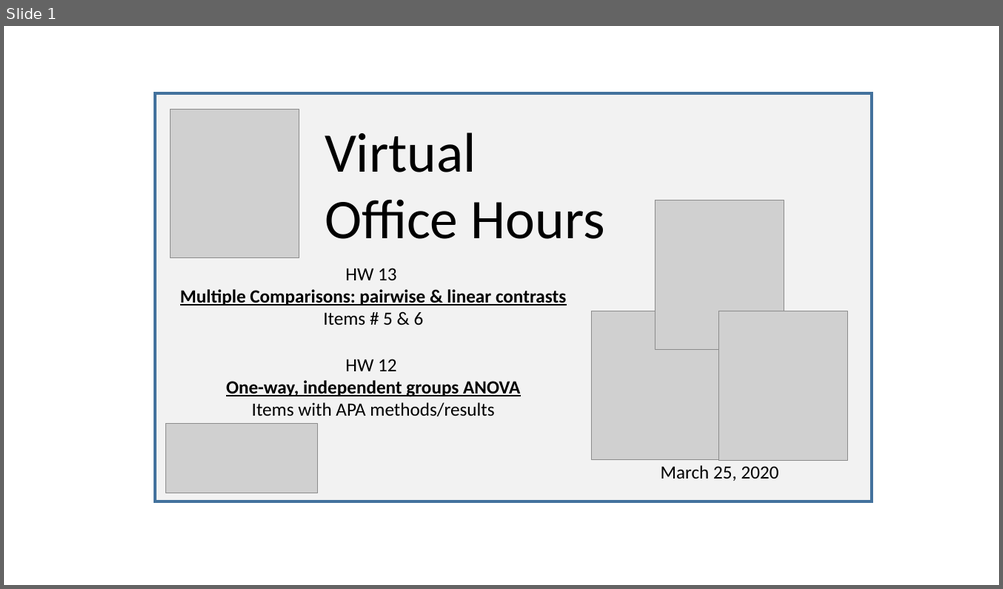
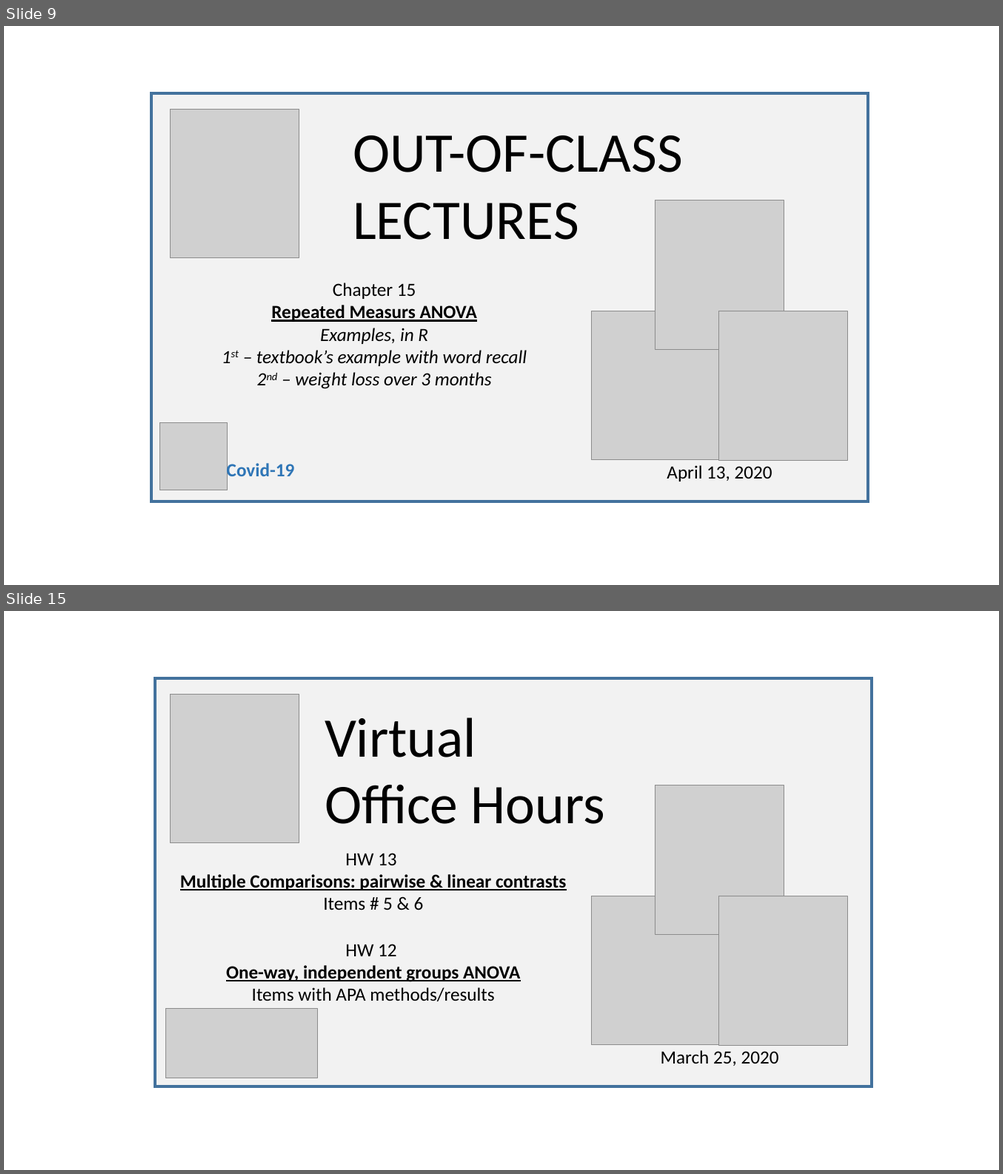
Before and after one commit to SarBearSchwartz/SarBearSchwartz.github.io, a slide deck: public/img/youtube_thumbnails/video_thumbnail_building.pptx. Shown one above the other, each under a label of ours: slide 1 before the commit, slides 9 and 15 after it; the slides between them are not shown. The pictures are 1003x589 and 1003x1174 pixels, drawn with LibreOffice and Linux fonts; fonts in the diff are those of the drawing; grey boxes stand for pictures. Boxes give left, top, right and bottom in pixels: in the first picture for what was removed or moved away, otherwise in the second. Text is boxed around its words. In the diff, an @@ line names an element or a change of style, - is before the commit and + after.

```diff
--- a/public/img/youtube_thumbnails/video_thumbnail_building.pptx
+++ b/public/img/youtube_thumbnails/video_thumbnail_building.pptx
@@ slide 9 added at [4, 26, 999, 585], background #FFFFFF @@
@@ rectangle added at [152, 93, 868, 502], fill #F2F2F2, outline #43739E 3 pt @@
@@ picture added at [170, 110, 299, 259] @@
@@ text added at [353, 136, 683, 240], 54 pt, text #000000 @@
+OUT-OF-CLASS LECTURES
@@ picture added at [655, 201, 785, 350] @@
@@ text added at [256, 283, 526, 389], 18 pt, text #000000, italic @@
+Chapter 15
+Repeated Measurs ANOVA
+Examples, in R
+1st – textbook’s example with word recall
+2nd – weight loss over 3 months
@@ picture added at [591, 311, 720, 460] @@
@@ picture added at [719, 312, 848, 461] @@
@@ picture added at [160, 423, 227, 490] @@
@@ text added at [227, 461, 295, 481], 18 pt, text #2E75B6, bold @@
+Covid-19
@@ text added at [666, 466, 772, 482], 18 pt, text #000000 @@
+April 13, 2020
@@ what was slide 1 is now slide 15 @@
```
Also in this commit, not shown: 13 other slides added, 20 other files.
